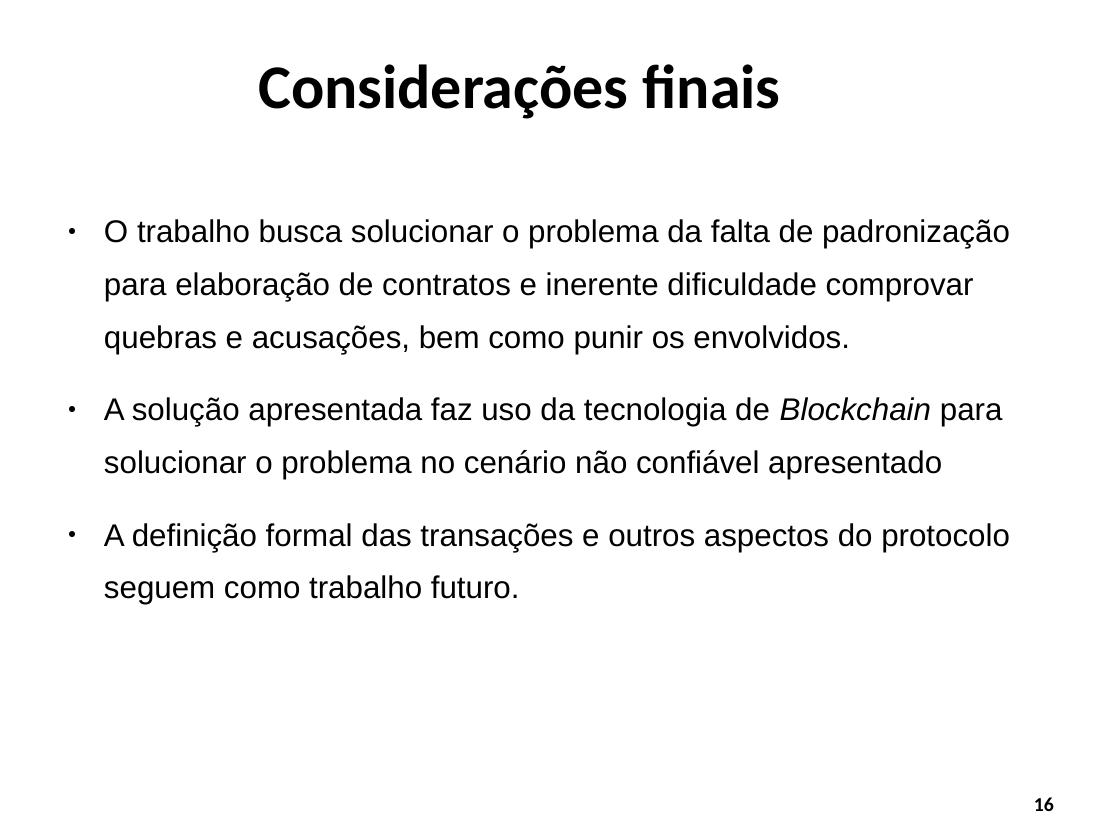
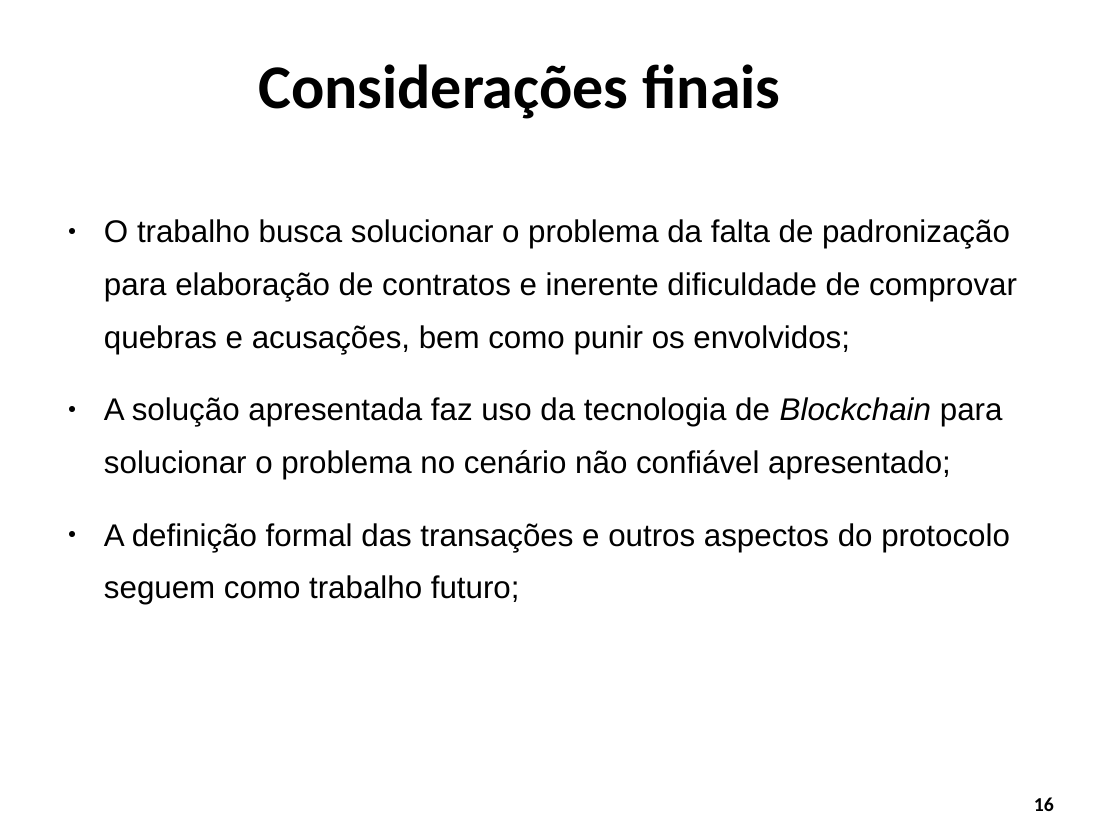
Before and after one commit to WiltonLoch/TCC, a slide deck: slide 16 of apresentacao_TCC_wilton.odp. Drawn at 1120x840 pixels with LibreOffice and Linux fonts; fonts in the diff are those of the drawing; background and template pictures are left out. Boxes give left, top, right and bottom in pixels: in the first picture for what was removed or moved away, otherwise in the second. Text is boxed around its words. In the diff, an @@ line names an element or a change of style, - is before the commit and + after.

```diff
--- a/apresentacao_TCC_wilton.odp
+++ b/apresentacao_TCC_wilton.odp
@@ text at (104, 219, 1017, 604): text changed @@
-● O trabalho busca solucionar o problema da falta de padronização para elaboração de contratos e inerente dificuldade comprovar quebras e acusações, bem como punir os envolvidos.
-● A solução apresentada faz uso da tecnologia de Blockchain para solucionar o problema no cenário não confiável apresentado
-● A definição formal das transações e outros aspectos do protocolo seguem como trabalho futuro.
+● O trabalho busca solucionar o problema da falta de padronização para elaboração de contratos e inerente dificuldade de comprovar quebras e acusações, bem como punir os envolvidos;
+● A solução apresentada faz uso da tecnologia de Blockchain para solucionar o problema no cenário não confiável apresentado;
+● A definição formal das transações e outros aspectos do protocolo seguem como trabalho futuro;
```
Also in this commit, not shown: 8 other slides changed, 1 other file.
